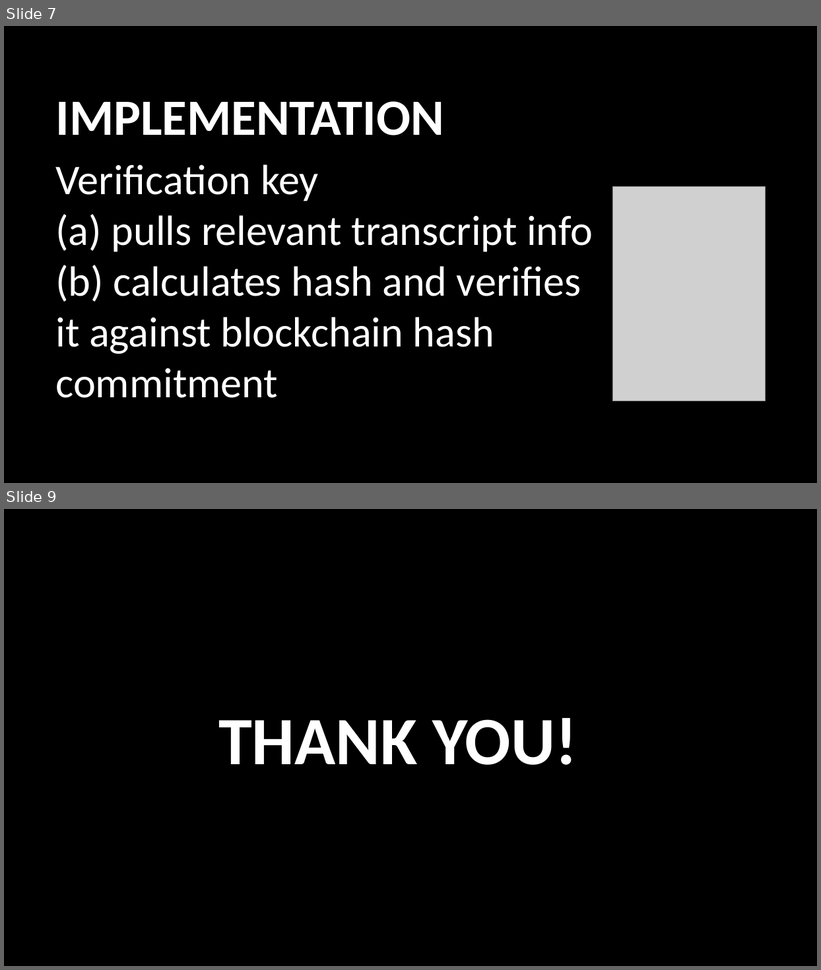
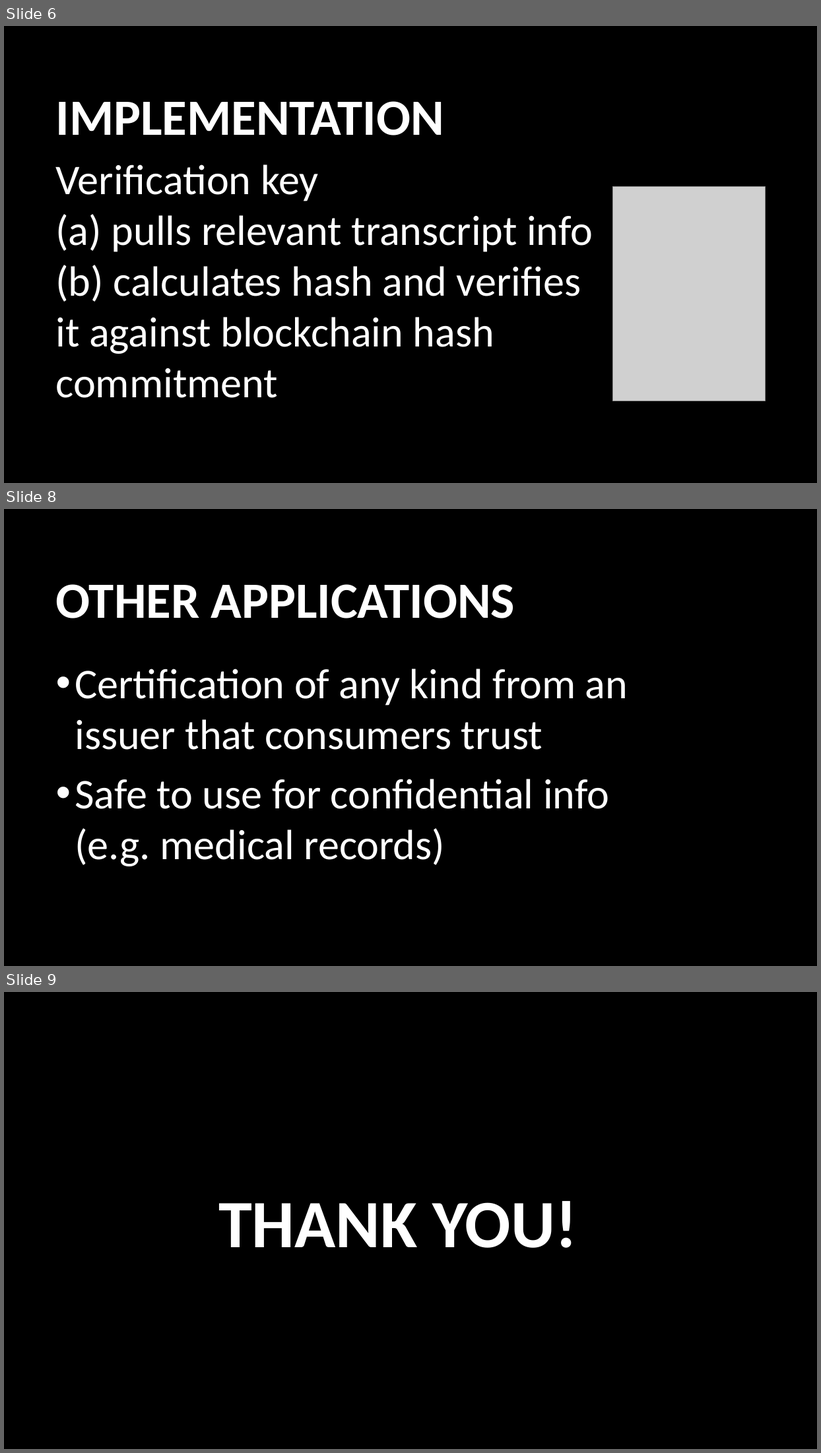
Before and after one commit to usop7/MachoHacks2018, a slide deck: MachoHacks2018.pptx. Shown one above the other, each under a label of ours: slides 7 and 9 before the commit, slides 6, 8 and 9 after it; the slides between them are not shown. The pictures are 821x970 and 821x1453 pixels, drawn with LibreOffice and Linux fonts; fonts in the diff are those of the drawing; grey boxes stand for pictures; background and template pictures are left out. Boxes give left, top, right and bottom in pixels: in the first picture for what was removed or moved away, otherwise in the second. Text is boxed around its words. In the diff, an @@ line names an element or a change of style, - is before the commit and + after.

```diff
--- a/MachoHacks2018.pptx
+++ b/MachoHacks2018.pptx
@@ slide 8 added at box(4, 509, 817, 966), background picture (left out) @@
@@ title added at box(56, 584, 516, 619), 60 pt, text #FFFFFF, bold @@
+OTHER APPLICATIONS
@@ text added at box(75, 669, 628, 867), 50 pt, text #FFFFFF @@
+• Certification of any kind from an issuer that consumers trust
+• Safe to use for confidential info
+  (e.g. medical records)
@@ what was slide 7 is now slide 6 @@
```
Also in this commit, not shown: 3 slides changed, 1 slide removed.
